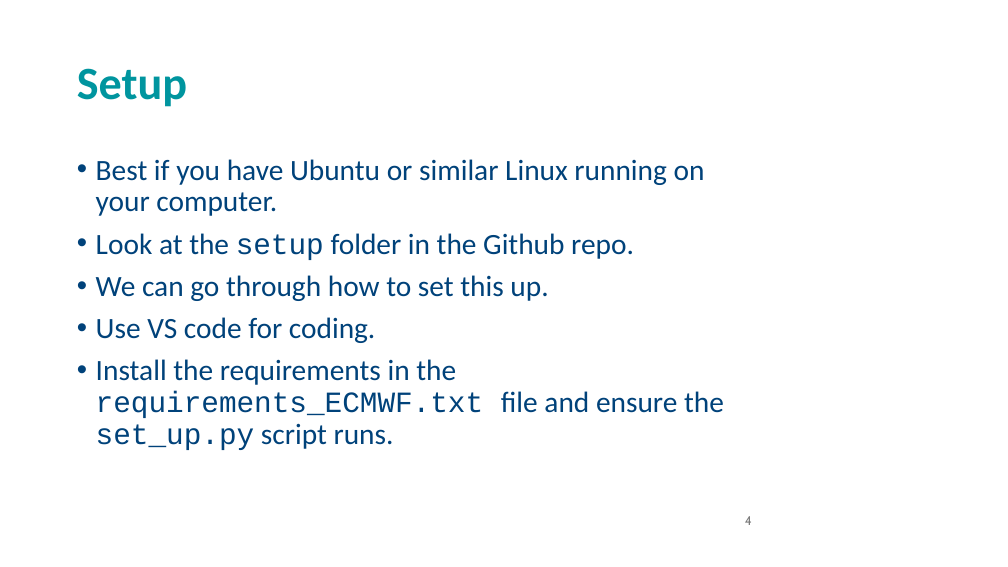
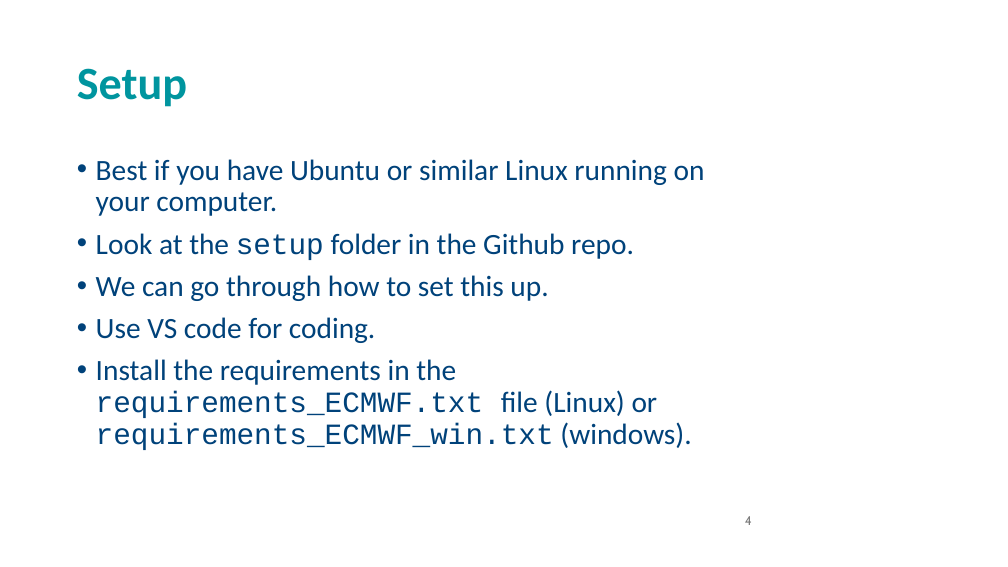
Before and after one commit to andrewcparnell/STAT41130, a slide deck: slide 4 of slides/day 1/D1C1_LR_NNs.pptx. Drawn at 1008x567 pixels with LibreOffice and Linux fonts; fonts in the diff are those of the drawing; background and template pictures are left out. Boxes give left, top, right and bottom in pixels: in the first picture for what was removed or moved away, otherwise in the second. Text is boxed around its words. In the diff, an @@ line names an element or a change of style, - is before the commit and + after.

```diff
--- a/slides/day 1/D1C1_LR_NNs.pptx
+++ b/slides/day 1/D1C1_LR_NNs.pptx
@@ text at [96,359,691,450]: text changed @@
-• Install the requirements in the requirements_ECMWF.txt file and ensure the set_up.py script runs.
+• Install the requirements in the requirements_ECMWF.txt file (Linux) or requirements_ECMWF_win.txt (windows).
```
Also in this commit, not shown: 7 other slides changed.
